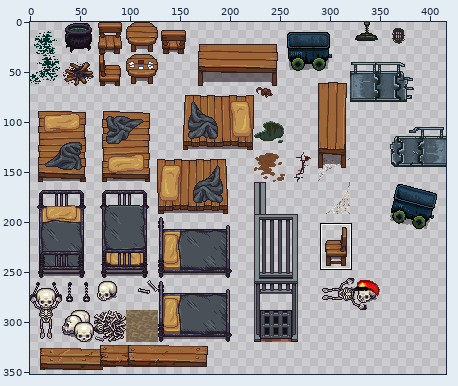
One commit to this sprite sheet: assets/dungeonex.png. Above, an overview of the earlier version with the close-up marked.
Close-up. As it was:
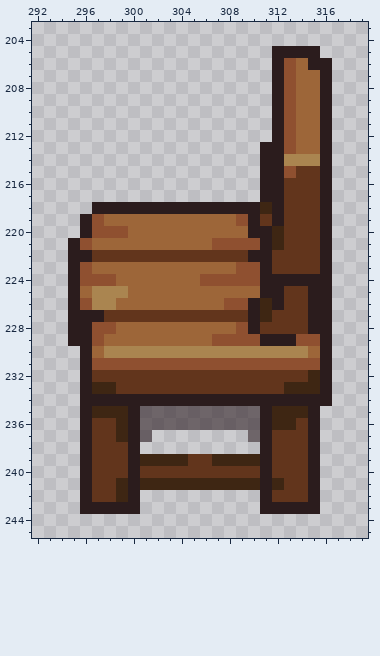
The file is 416x512 pixels. Pixels under 10% opacity are left out. Colours within 5 levels of each other are drawn and written as one. Shown: x 292..319, y 203..245. The wide view leaves out empty margins. The commit also changed other parts of the picture, which this record leaves out.
And afterwards:
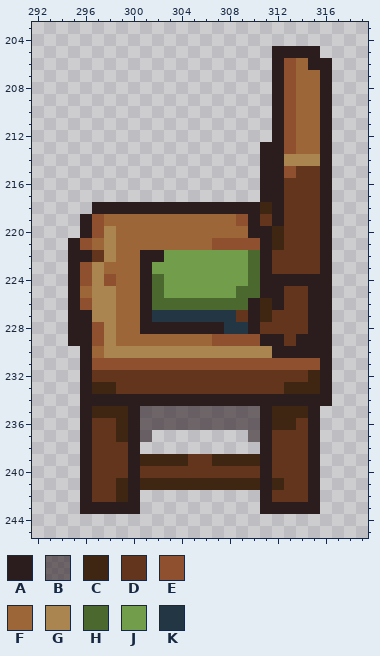
Palette (. is transparent): A #2b1c1d  B #2f202599  C #3e2613  D #62351c  E #8f5030  F #9d6639  G #aa8550  H #4b692f  J #729d4a  K #233644
From old to new:
y 220: x 298..299 EE -> GF
y 221: x 298 F -> G
y 222: x 298..310 DDDDDDDDDDDDA -> GFFAAJJJJJJJH
y 223: x 297 F -> G; x 301..310 FFFFFFFFEE -> AJJJJJJJJH
y 224: x 297 E -> G; x 301..310 FFFFFEEEEE -> AHJJJJJJJH
y 225: x 299 G -> F; x 301..310 FFFFFFFFFF -> AHJJJJJJHH
y 226: x 301..309 FFFFFFFEE -> AHHHHHHHH
y 227: x 297..308 ADDDDDDDDDDD -> GGFFAKKKKKKK
y 228: x 298 E -> G; x 301..309 FFFFFFFFE -> AAAAAAAKK
y 229: x 298 F -> G; x 313..315 AEE -> DAA
y 230: x 312..315 GGGF -> AAAA
Where, in picture pixels (left, top, right, bottom), the same in both close-ups:
changed: (92, 226, 320, 358)
